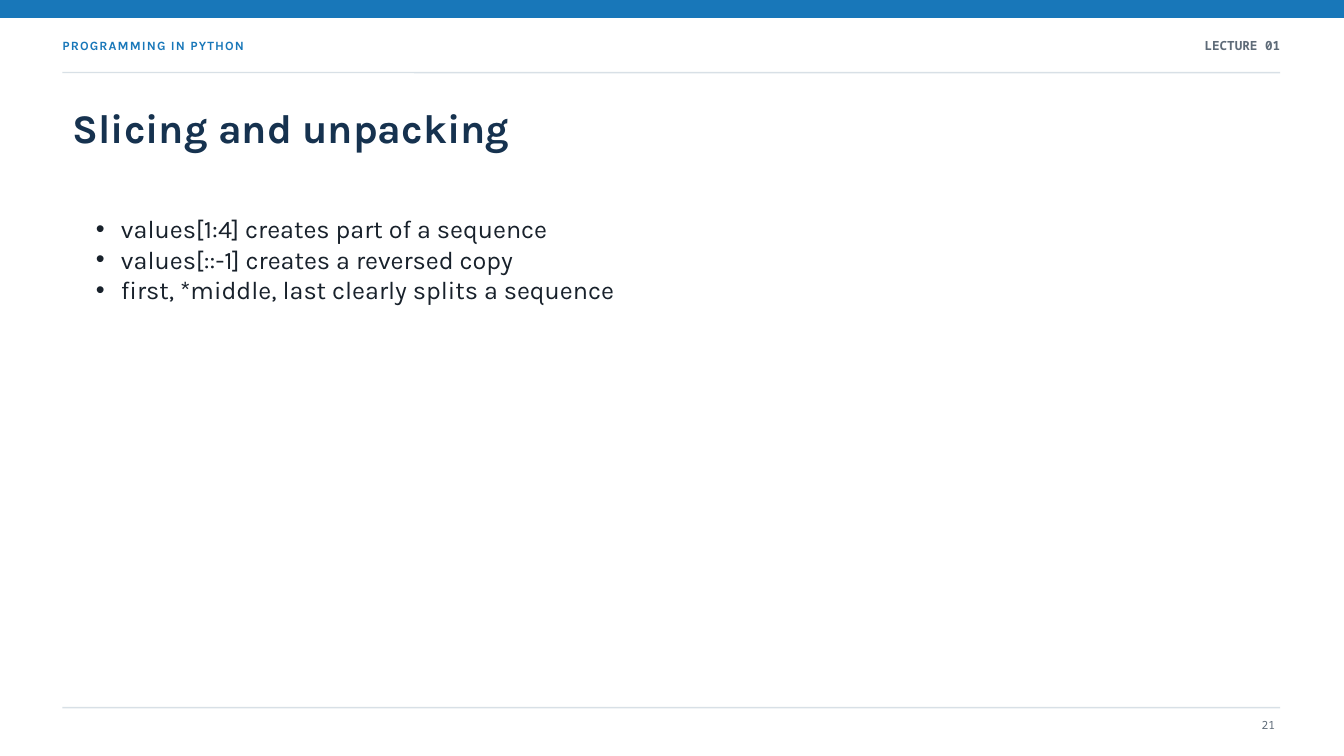
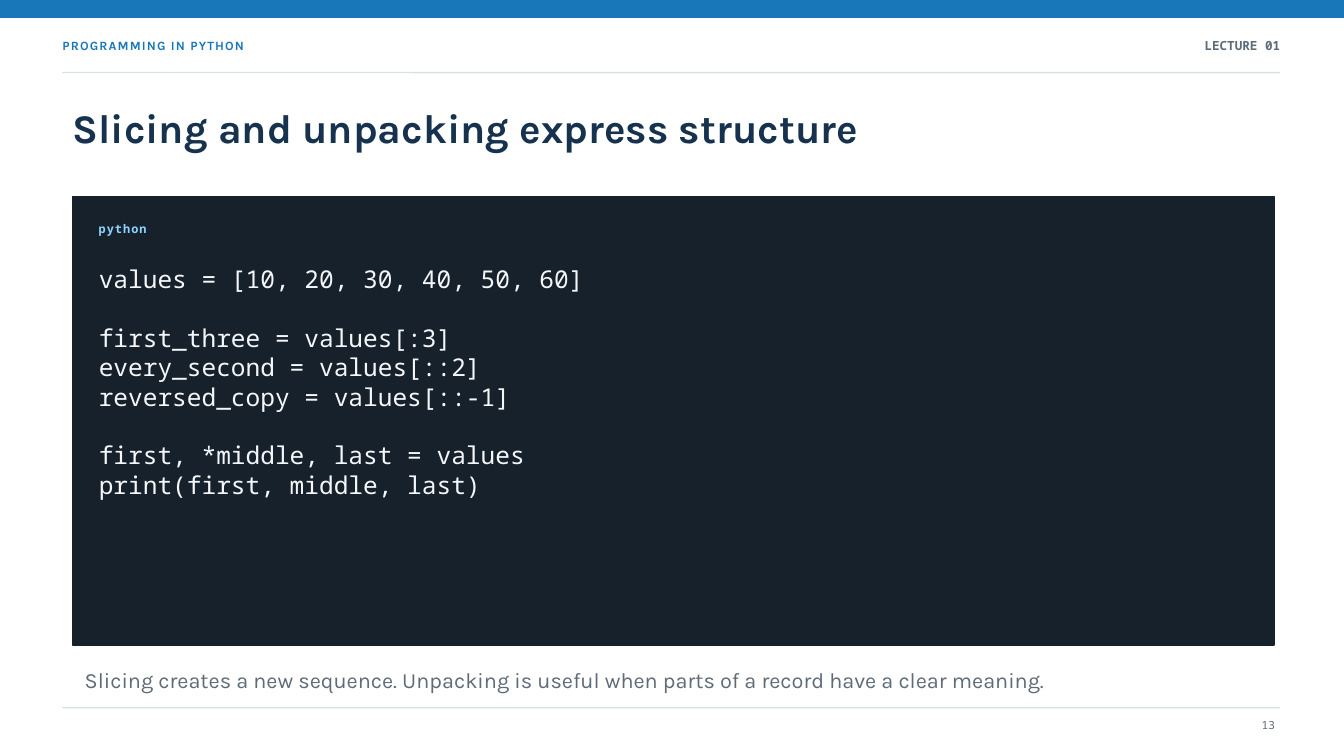
Before and after one commit to marek-horvath/python, a slide deck: slide 13 of presentations/01-uvod-ku-pythonu.en.pptx (slide 21 before the commit). Drawn at 1344x756 pixels with LibreOffice and Linux fonts; fonts in the diff are those of the drawing. Boxes give left, top, right and bottom in pixels: in the first picture for what was removed or moved away, otherwise in the second. Text is boxed around its words. In the diff, an @@ line names an element or a change of style, - is before the commit and + after.

```diff
--- a/presentations/01-uvod-ku-pythonu.en.pptx
+++ b/presentations/01-uvod-ku-pythonu.en.pptx
@@ text at <box>73,114,858,154</box>: text changed @@
-Slicing and unpacking
+Slicing and unpacking express structure
@@ rectangle: place and size @@
-rectangle at <box>121,219,614,305</box>
+rectangle at <box>73,197,1274,645</box>
@@ rectangle at <box>73,197,1274,645</box>: fill none to #17212B; outline none to #17212B 1 pt @@
@@ text added at <box>99,224,147,236</box>, 8.5 pt, text #8FD3FF, bold @@
+python
@@ text in rectangle at <box>121,219,614,305</box>: text removed @@
-• values[1:4] creates part of a sequence
-• values[::-1] creates a reversed copy
-• first, *middle, last clearly splits a sequence
@@ text added at <box>99,269,583,500</box>, 17.5 pt, text #F4F7FA @@
+values = [10, 20, 30, 40, 50, 60]
+first_three = values[:3]
+every_second = values[::2]
+reversed_copy = values[::-1]
+first, *middle, last = values
+print(first, middle, last)
@@ text added at <box>85,673,1044,694</box>, 15.5 pt, text #5E6B78 @@
+Slicing creates a new sequence. Unpacking is useful when parts of a record have a clear meaning.
@@ text at <box>1262,721,1275,729</box>: text changed @@
-21
+13
```
Also in this commit, not shown: 17 other slides changed, 9 slides added, 21 slides removed, 2 other files.
